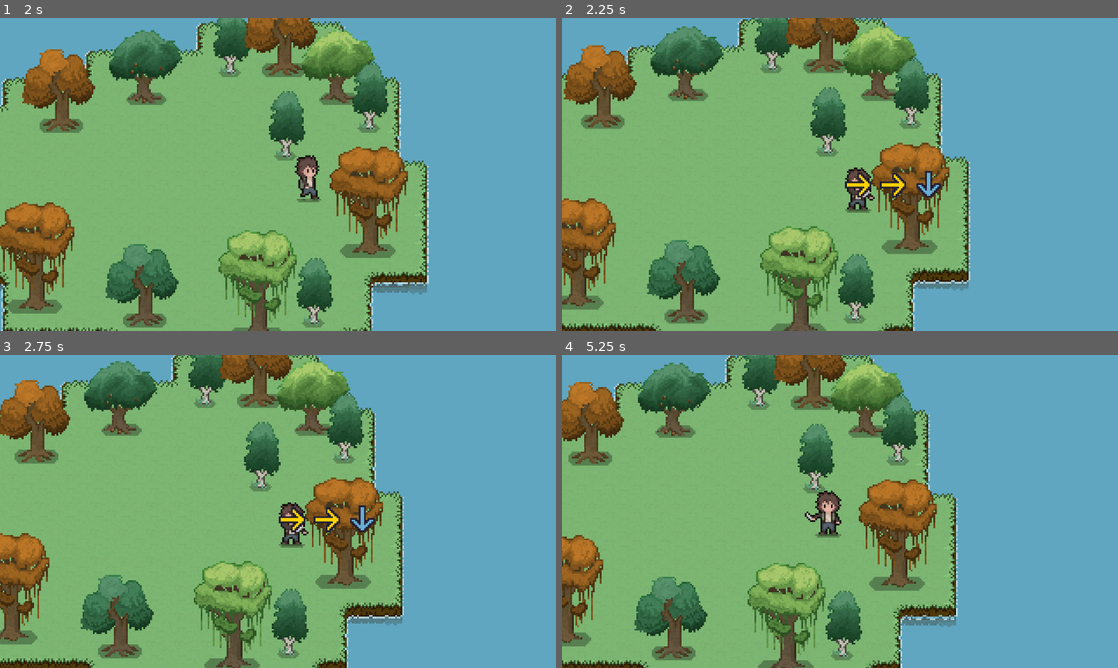
Above: before the commit, frames 1-4 (two rows, left to right).
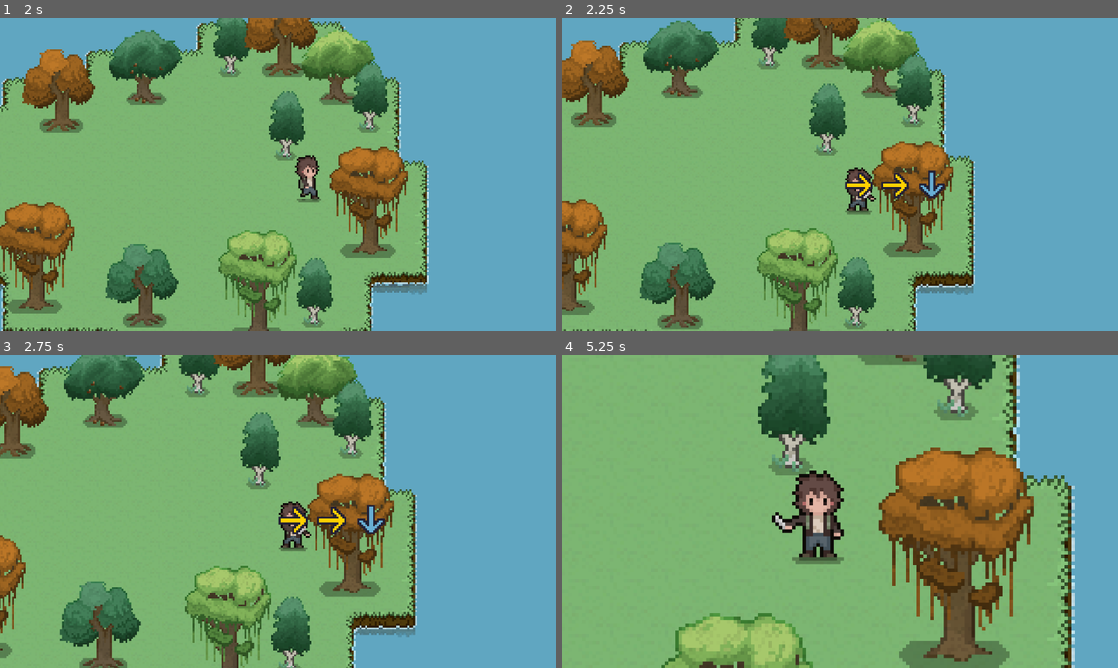
Above: after the commit, the same moments.

Repository: bonsaipropaganda/advjam2023
Game: Godot game, scene res://scenes/GUI/menus/main_menu.tscn
The game is run twice, just before and just after one commit, with the same random seed, the same clock (stepped at 60 frames per second) and the same inputs. Sound files missing from this copy of the repository are replaced by a short silence.
Inputs (mouse positions are in pixels of both pictures, inside the frame that each line leads up to):
- Up to frame 1 (2 s): click (111, 133) at 0.5 s; tap Enter at 1.25 s; hold D (keyboard_right) from 1.28 s (still down); tap E (Interact) at 1.35 s
- Up to frame 2 (2.25 s): release D (keyboard_right) at 2.03 s; hold S (keyboard_down) from 2.03 s (still down); tap Space (keyboard_space) at 2.1 s
- Up to frame 3 (2.75 s): keep holding S (keyboard_down)
- Up to frame 4 (5.25 s): release S (keyboard_down) at 2.78 s; hold D (keyboard_right) 2.78-3.53 s; tap E (Interact) at 2.85, 4.35 s; hold W (keyboard_up) 3.53-4.28 s; tap Space (keyboard_space) at 3.6, 5.1 s; hold A (keyboard_left) from 4.28 s (still down)

Frame 1 is identical in both runs. In frame 2, 17% of the frame differs, in the area x 0-75%, y 0-100%; in frame 3, 27%; in frame 4, 54%, in the area x 0-93%, y 0-100%.

Commit message:
camera zoom on qte

Diff:
--- a/AdventureJam2023/scripts/Entities/player.gd
+++ b/AdventureJam2023/scripts/Entities/player.gd
@@ -12,6 +12,9 @@
 @onready var deathScreen = owner.get_node("GUI/DeathScreen")
 @export var slash_sound: AudioStreamPlayer
 
+@onready var default_zoom: Vector2 = $Camera2D.zoom
+
+var camera_tween: Tween
 var input_direction: Vector2
 var is_slashing: bool
 var health: int = 100
@@ -64,15 +67,22 @@
 
 
 func _on_qte_done(is_success: bool):
-	#yayy!!!, is the QTE is successful, reset it. and animate the knife
+	#yayy!!!, is the QTE is successful, reset it. and animate stuffs
 	slash_sound.play()
-	if is_success:
+
+	# zoom out to default zoom position
+	if camera_tween and camera_tween.is_valid():
+		camera_tween.kill()
+	camera_tween = create_tween()
+	camera_tween.tween_property($Camera2D, "zoom", default_zoom, 0.2)
+
+	if is_success:  # show slash animation on qte success, aoe attack
 		swordSlash.visible = true
 		swordSlash.attack_all()
 		qte.reset()
 		await animationTree.animation_finished
 		swordSlash.visible = false
-	else:
+	else:  # hide slash animation on qte fail, single target attack
 		swordSlash.visible = false
 		swordSlash.attack_nearest()
 		playback.travel("Idle", false)
@@ -88,6 +98,12 @@
 
 func slash_animation(is_slashing: bool) -> void:
 	if is_slashing:
+		# slowly zoom in during qte, a bit exciting ?
+		if camera_tween and camera_tween.is_valid():
+			camera_tween.kill()
+		camera_tween = create_tween()
+		camera_tween.tween_property($Camera2D, "zoom", default_zoom * 3.0, qte.qte_timer)
+		# start slash animation
 		playback.travel("Mele")
 	# attack direction is the latest move direction that is not zero,
 	# and player can't change attack direction while attacking
